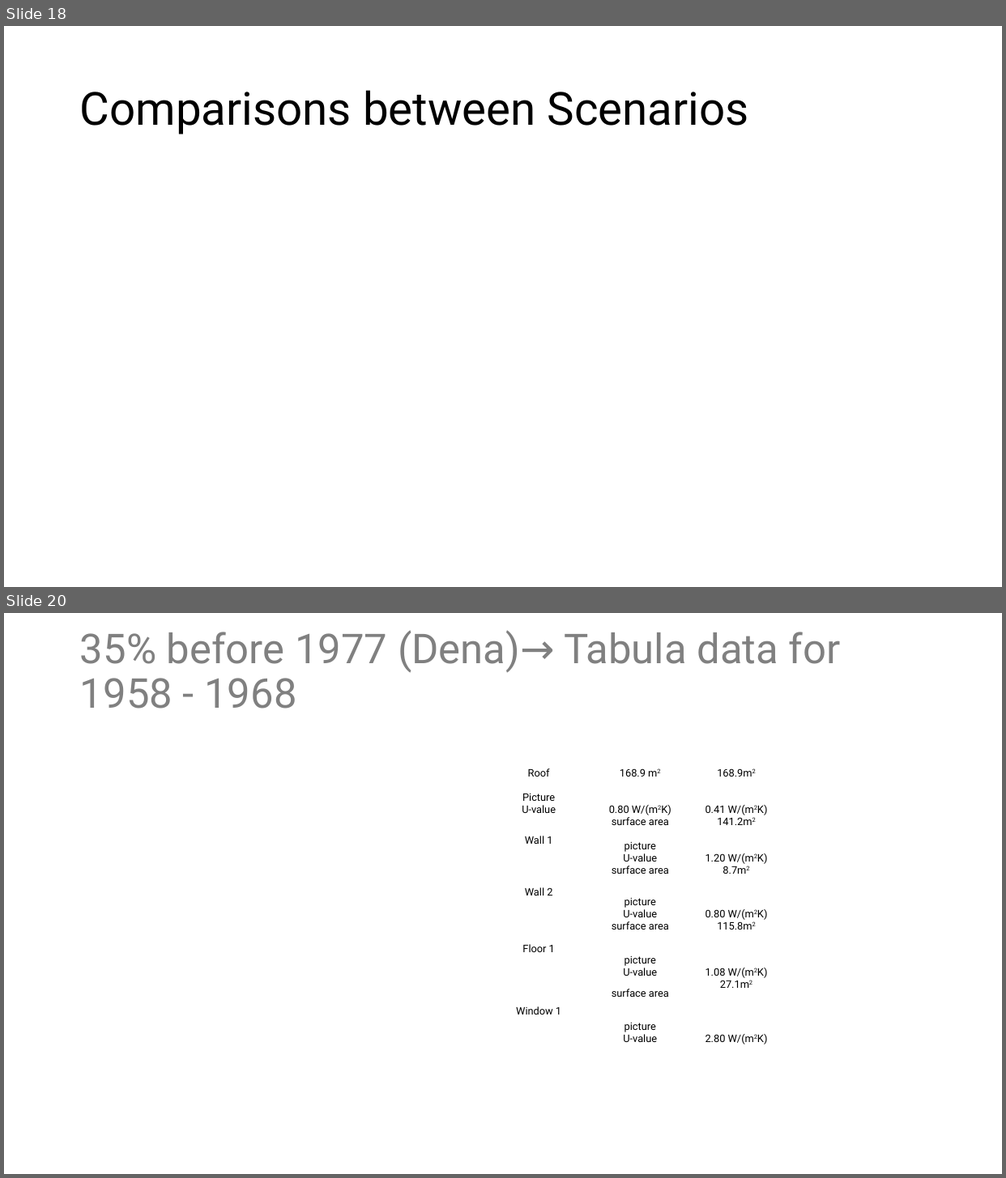
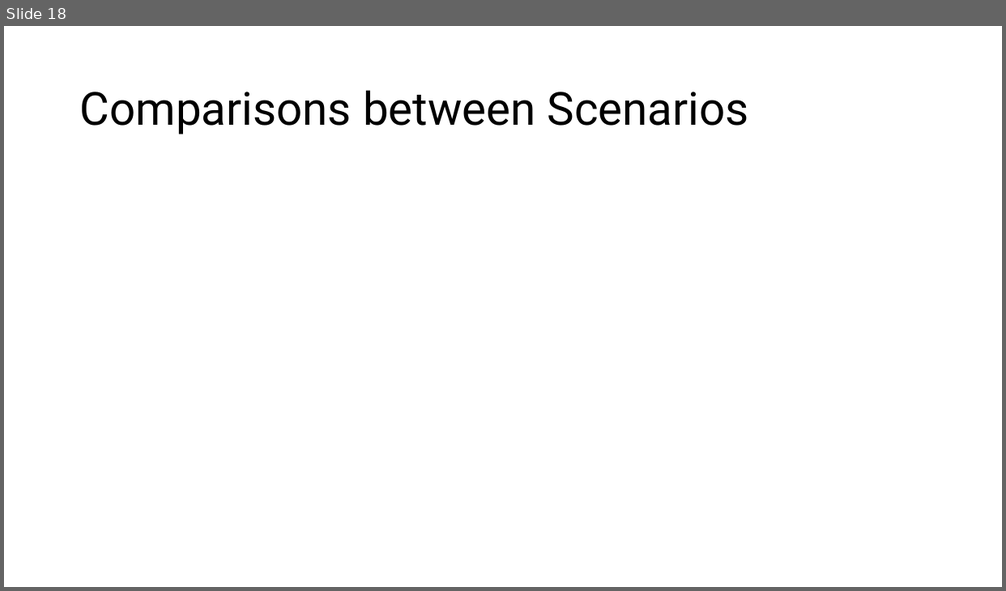
Before and after one commit to eyjomoin/Modeling-buildings-and-their-heating-systems, a slide deck: presentation/heat.pptx. Shown one above the other, each under a label of ours: slides 18 and 20 before the commit, slide 18 after it; the slides between them are not shown. The pictures are 1006x1178 and 1006x591 pixels, drawn with LibreOffice and Linux fonts; fonts in the diff are those of the drawing. Boxes give left, top, right and bottom in pixels: in the first picture for what was removed or moved away, otherwise in the second. Text is boxed around its words. In the diff, an @@ line names an element or a change of style, - is before the commit and + after.

Commit message:
window loss

```diff
--- a/presentation/heat.pptx
+++ b/presentation/heat.pptx
@@ slide 20 removed at bbox=[4, 613, 1002, 1174], background #FFFFFF @@
@@ title removed at bbox=[80, 630, 840, 709] @@
-35% before 1977 (Dena)→ Tabula data for 1958 - 1968
@@ table removed at bbox=[488, 767, 782, 1051], 20 rows, 3 columns @@
-Roof | 168.9 m2 | 168.9m2
- |  | 
-Picture |  | 
-U-value | 0.80 W/(m2K) | 0.41 W/(m2K)
-Wall 1 | surface area | 141.2m2
- |  | 
- | picture | 
- | U-value | 1.20 W/(m2K)
-Wall 2 | surface area | 8.7m2
- |  | 
- | picture | 
- | U-value | 0.80 W/(m2K)
-Floor 1 | surface area | 115.8m2
- |  | 
- | picture | 
- | U-value | 1.08 W/(m2K)
-Window 1 | surface area | 27.1m2
- |  | 
- | picture | 
- | U-value | 2.80 W/(m2K)
```
Also in this commit, not shown: 2 slides changed, 3 slides added, 2 other slides removed, 2 other files.
